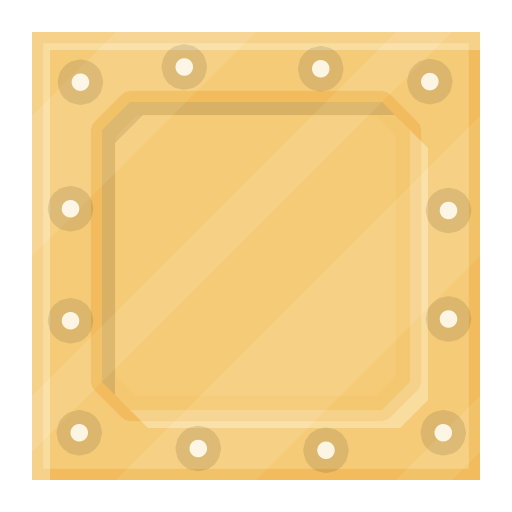
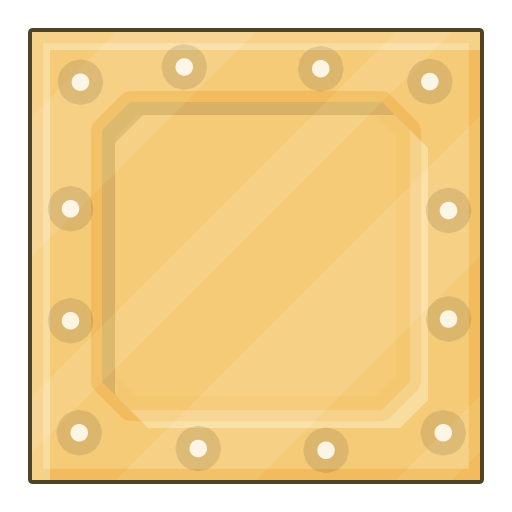
Layers edited between the first and the second (512, 512) image:
pixels changed over [left=28, top=28, right=484, bottom=484] (layer not identified)
